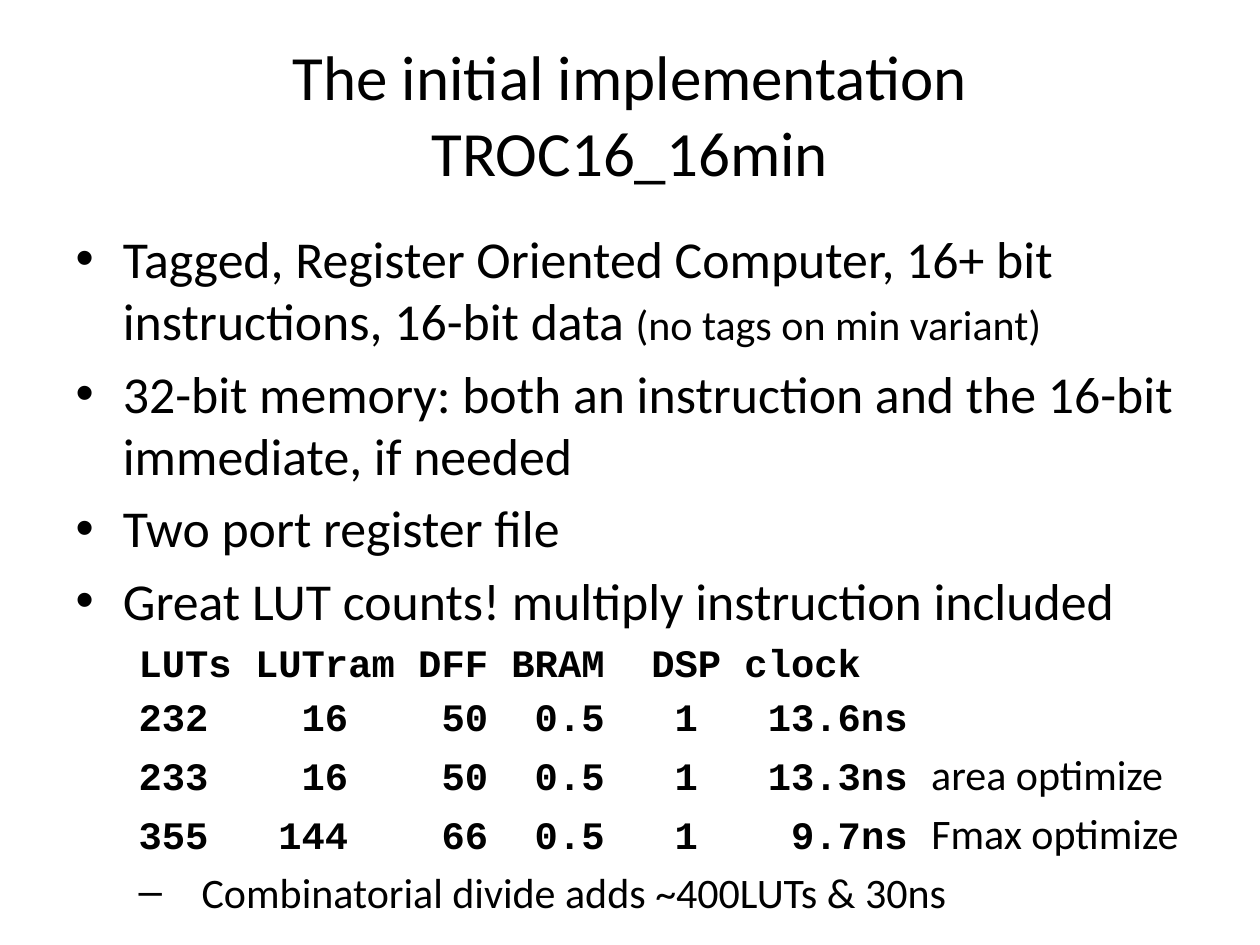
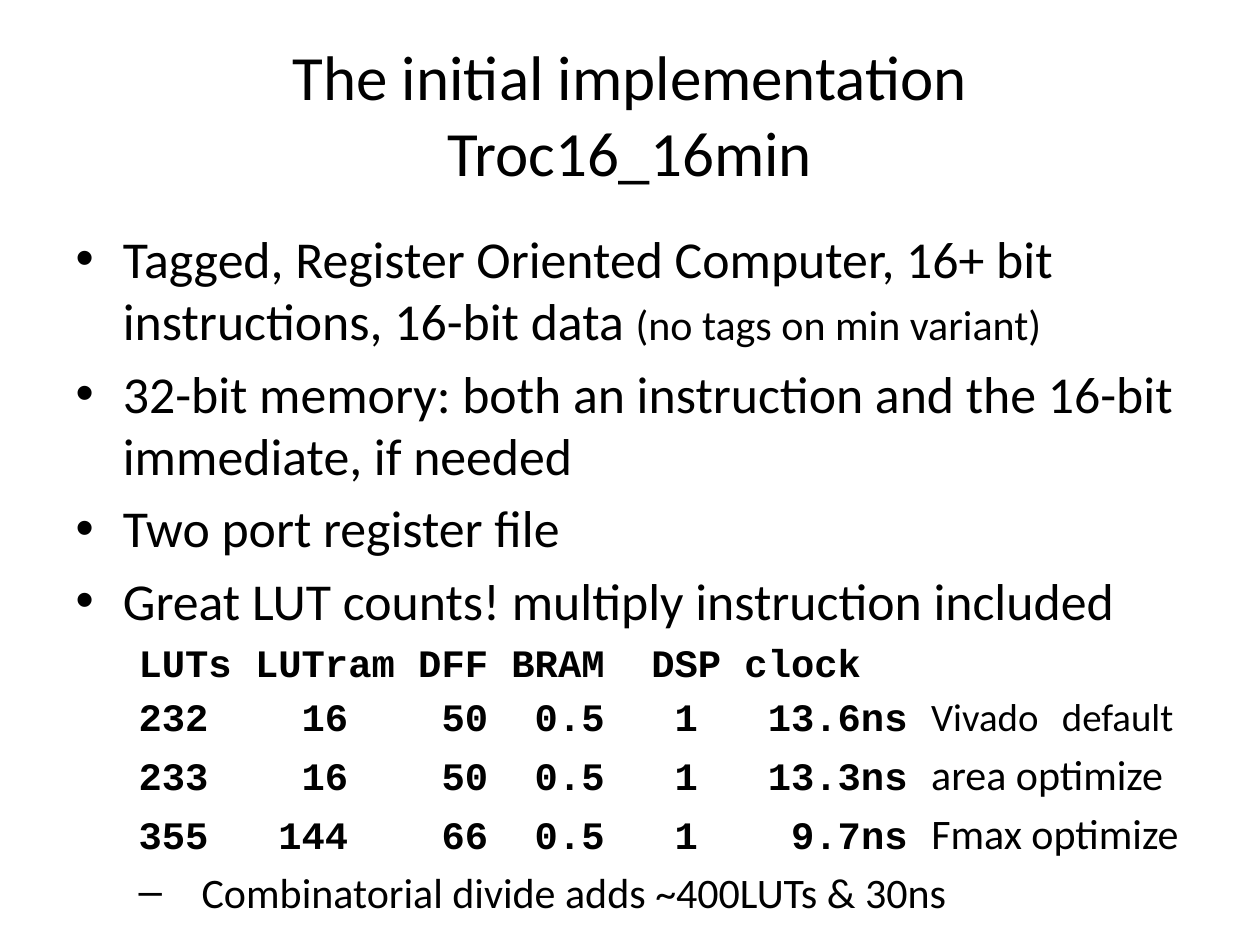
Before and after one commit to jimbrake/TROC16_16, a slide deck: slide 13 of DIY_soft-core_uP.pptx (slide 10 before the commit). Drawn at 1260x945 pixels with LibreOffice and Linux fonts; fonts in the diff are those of the drawing. Boxes give left, top, right and bottom in pixels: in the first picture for what was removed or moved away, otherwise in the second. Text is boxed around its words. In the diff, an @@ line names an element or a change of style, - is before the commit and + after.

```diff
--- a/DIY_soft-core_uP.pptx
+++ b/DIY_soft-core_uP.pptx
@@ title at (293,56,967,185): text changed @@
-The initial implementation
-TROC16_16min
+The initial implementation
+Troc16_16min
@@ text at (302,704,1173,732): text changed @@
-  232 16 50 0.5 1 13.6ns
+  232 16 50 0.5 1 13.6ns Vivado default
```
Also in this commit, not shown: 14 other slides changed, 2 slides added, 1 other file.
